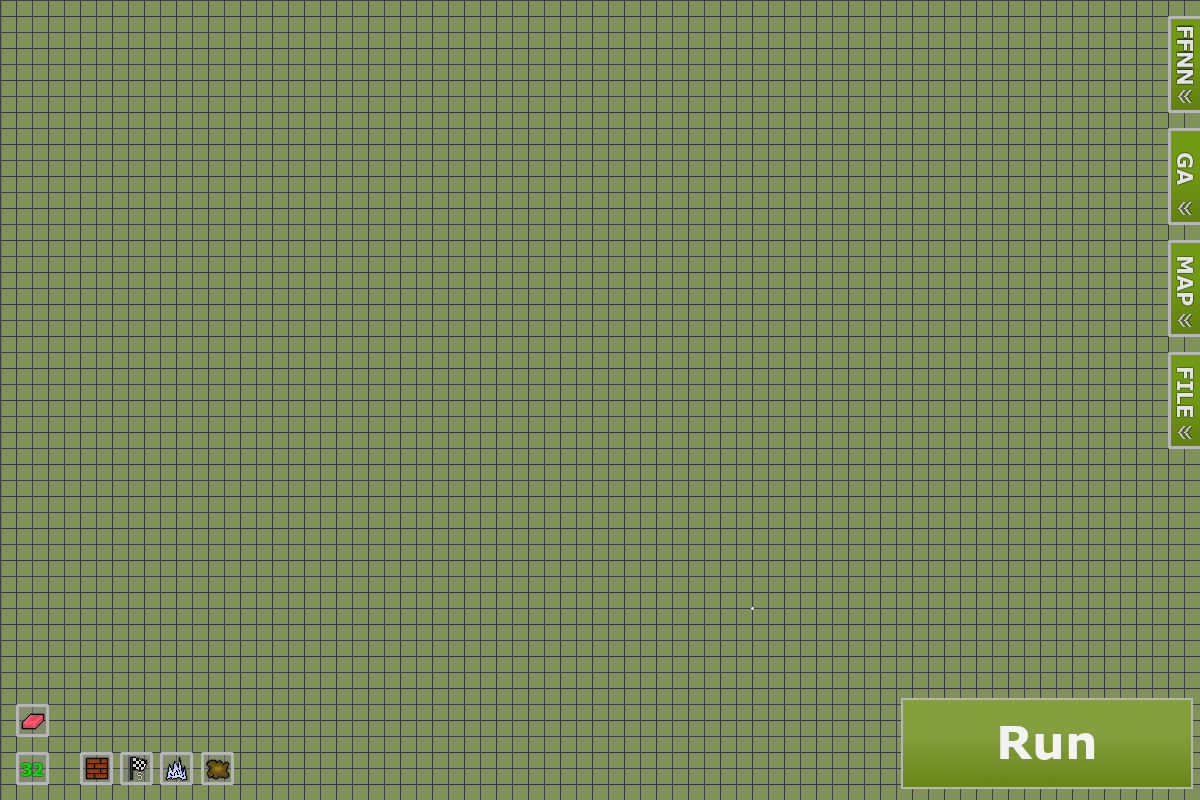
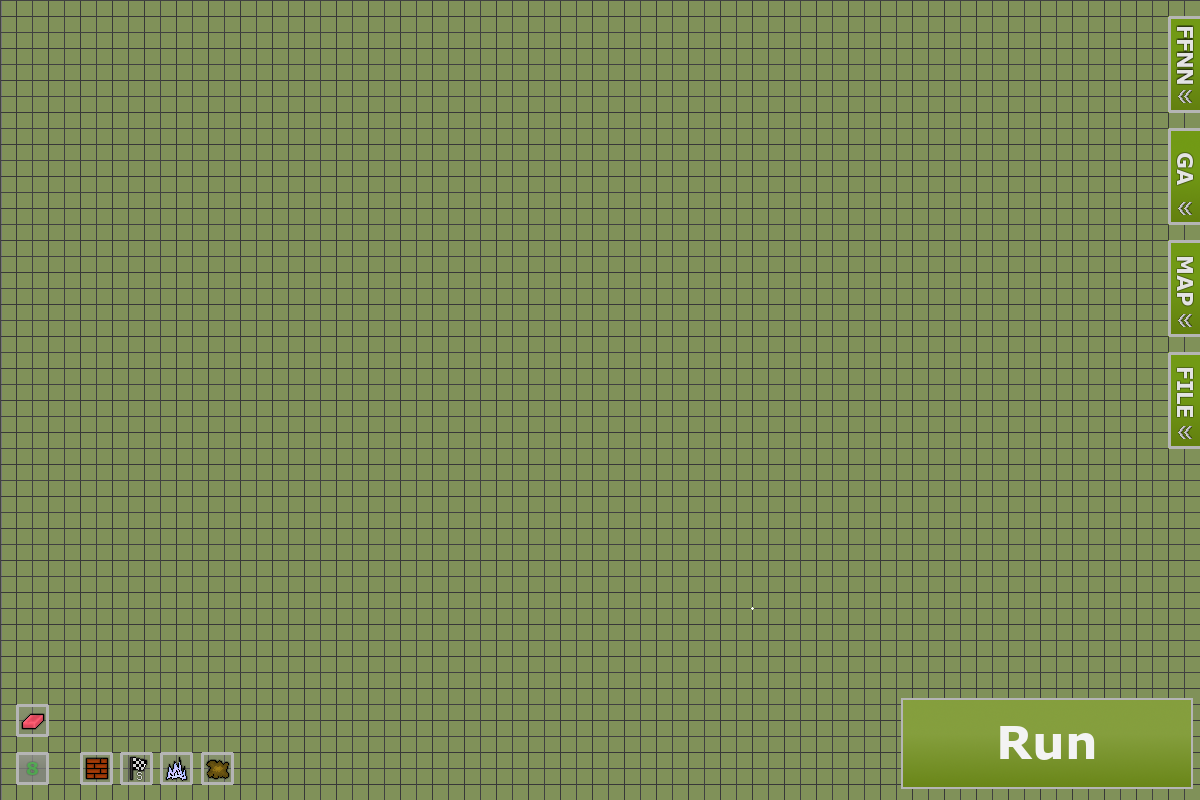
Layer changes from the first 1200 x 800 image to the second:
removed layer "32 ..." from group "Grid button" over box(21, 763, 43, 776)
removed layer "32 ... #1" from group "Grid button" over box(20, 762, 44, 777)
added layer "Layer #27" (62%) in group "Grid button" over box(19, 755, 46, 782)
added layer "8 ..." in group "Grid button" over box(26, 762, 38, 775)
added layer "8 ... #1" in group "Grid button" over box(25, 761, 39, 776)
